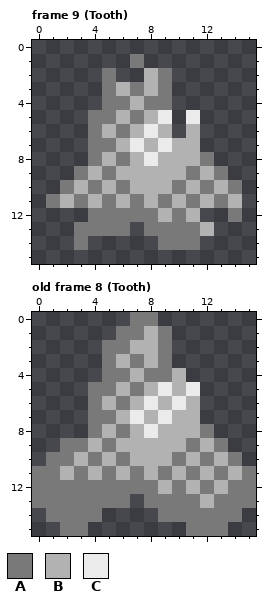
Edited in one commit: pixel-art file (assets/environment.aseprite). The picture above was drawn from the file before the commit.
16x16 pixels, 53 frames. Colours within 5 levels of each other are drawn and written as one. Shown: frame 9 (Tooth), old frame 8 (Tooth). The commit also changed other frames, which this record leaves out.
Palette (. is transparent): A #797979  B #b2b2b2  C #ebebeb
Pixels before, frame 9 (Tooth), first column x 1:
 1 ......A.......
 2 ....A..BA.....
 3 ....ABABA.....
 4 ....AABAA.....
 5 ...AABABC.C...
 6 ...ABABCB.B...
 7 ...AABCBCBB...
 8 ...ABABCBBBA..
 9 ..ABABBBBBABA.
10 .ABABABBBABABA
11 ABABABABABABAB
12 ...AAAAABAB..A
13 ..AAAA.AAAAB..
14 ..A.....AAA...
Pixels before, old frame 8 (Tooth), first column x 0:
 0 .......AA.......
 1 ......AABA......
 2 .....AABBA......
 3 .....ABABA......
 4 .....AABAAB.....
 5 ....AABABCBC....
 6 ....ABABCBCB....
 7 ....AABCBCBB....
 8 ....ABABCBBBA...
 9 ..AABABBBBBABA..
10 .AABABABBBABABA.
11 AABABABABABABABA
12 AAAAAAAAABABABAA
13 AAAAAAA.AAAABAAA
14 .AAAA....AAAAAA.
15 ..AA.......AAA..
After the commit:
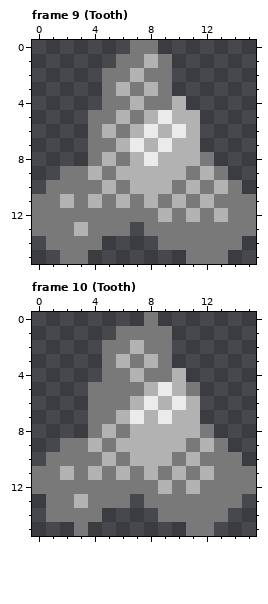
A new or re-ordered frame is compared with the old frame closest to it.
What changed:
{"change": "frames 53 -> 57"}
{"where": "frame 9 (Tooth), layer \"Tile\""}
{"frame":9,"y":0,"x":7,"old":"..","new":"AA"}
{"frame":9,"y":1,"x":6,"old":".","new":"A"}
{"frame":9,"y":1,"x":8,"old":"..","new":"BA"}
{"frame":9,"y":2,"x":6,"old":"..B","new":"ABA"}
{"frame":9,"y":4,"x":10,"old":".","new":"B"}
{"frame":9,"y":5,"x":10,"old":".C","new":"BB"}
{"frame":9,"y":6,"x":10,"old":".","new":"C"}
{"frame":9,"y":9,"x":2,"old":".","new":"A"}
{"frame":9,"y":10,"x":1,"old":".","new":"A"}
{"frame":9,"y":10,"x":3,"old":"B","new":"A"}
{"frame":9,"y":11,"x":0,"old":".","new":"A"}
{"frame":9,"y":11,"x":14,"old":"B.","new":"AA"}
{"frame":9,"y":12,"x":0,"old":"....","new":"AAAA"}
{"frame":9,"y":12,"x":12,"old":"..","new":"AB"}
{"frame":9,"y":12,"x":15,"old":".","new":"A"}
{"frame":9,"y":13,"x":0,"old":"...A","new":"AAAB"}
{"frame":9,"y":13,"x":12,"old":"B...","new":"AAAA"}
{"frame":9,"y":14,"x":1,"old":"..","new":"AA"}
{"frame":9,"y":14,"x":4,"old":".","new":"A"}
{"frame":9,"y":14,"x":12,"old":"...","new":"AAA"}
{"frame":9,"y":15,"x":2,"old":"..","new":"AA"}
{"frame":9,"y":15,"x":11,"old":"...","new":"AAA"}
{"where": "frame 10 (Tooth) is new; against old frame 8 (Tooth), layer \"Tile\""}
{"frame":10,"y":0,"x":7,"old":"A","new":"."}
{"frame":10,"y":1,"x":8,"old":"B","new":"A"}
{"frame":10,"y":2,"x":8,"old":"B","new":"A"}
{"frame":10,"y":5,"x":6,"old":"B","new":"A"}
{"frame":10,"y":5,"x":11,"old":"C","new":"A"}
{"frame":10,"y":6,"x":5,"old":"B","new":"A"}
{"frame":10,"y":8,"x":8,"old":"C","new":"B"}
{"frame":10,"y":10,"x":3,"old":"B","new":"A"}
{"frame":10,"y":10,"x":13,"old":"B","new":"A"}
{"frame":10,"y":11,"x":14,"old":"B","new":"A"}
{"frame":10,"y":12,"x":13,"old":"B","new":"A"}
{"frame":10,"y":13,"x":0,"old":"A","new":"."}
{"frame":10,"y":13,"x":3,"old":"A","new":"B"}
{"frame":10,"y":13,"x":12,"old":"B","new":"A"}
{"frame":10,"y":13,"x":15,"old":"A","new":"."}
{"frame":10,"y":14,"x":14,"old":"A","new":"."}
{"frame":10,"y":15,"x":2,"old":"A","new":"."}
{"frame":10,"y":15,"x":13,"old":"A","new":"."}
